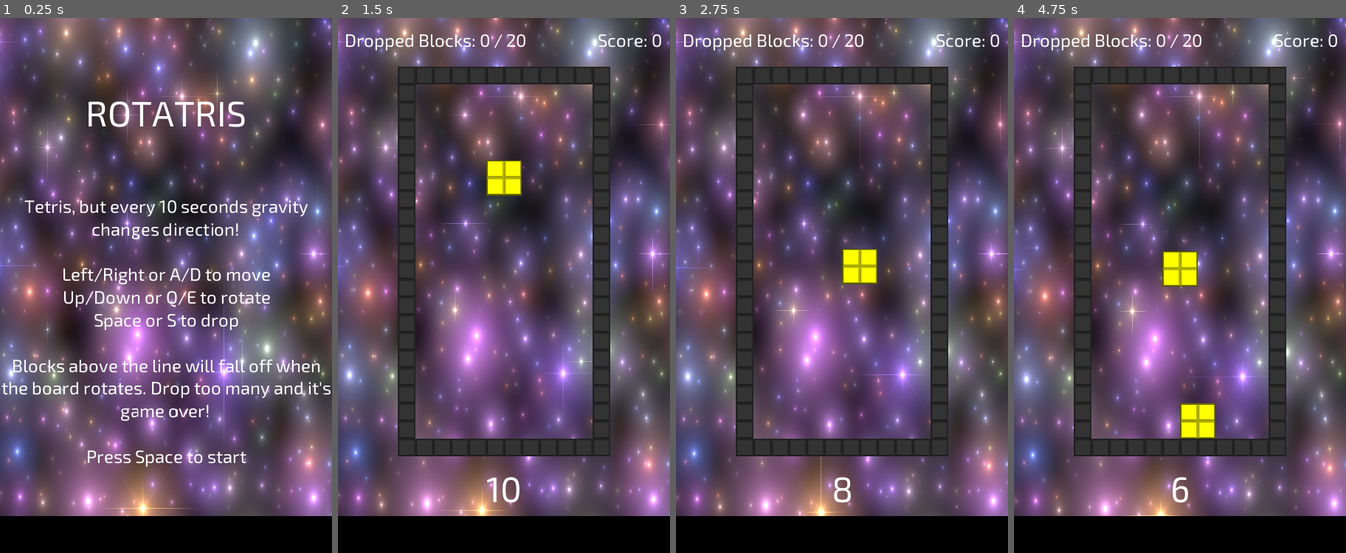
Above: before the commit, frames 1-4 (left to right).
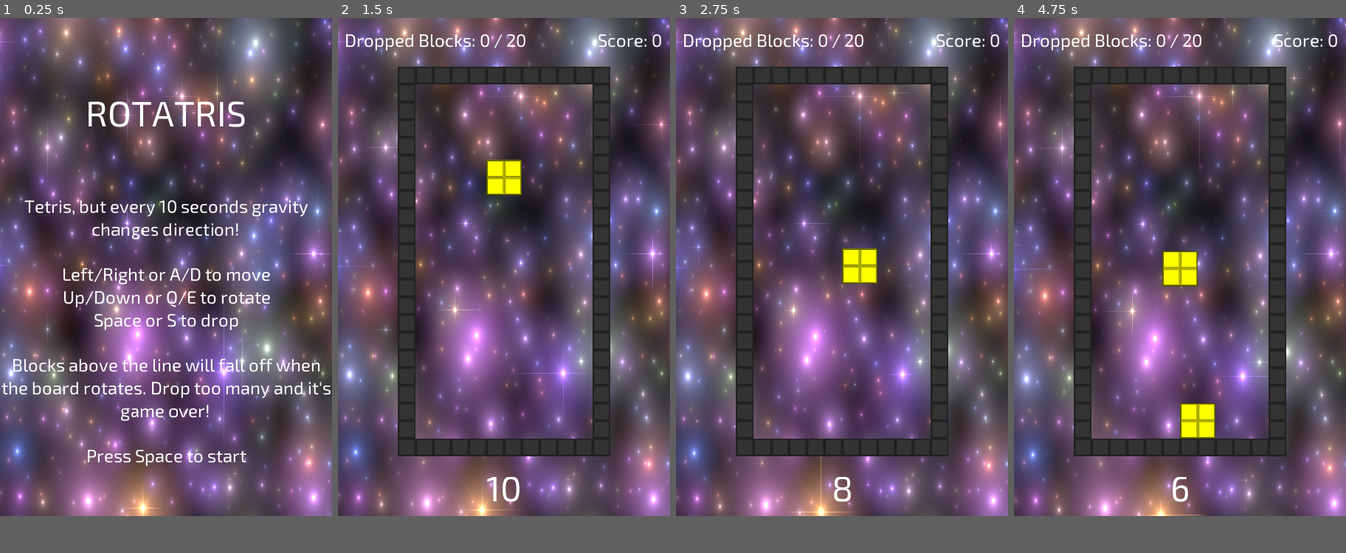
Above: after the commit, the same moments.

Repository: danielcannell/rotatris
Game: Godot game, scene res://Main.tscn
The game is run twice, just before and just after one commit, with the same random seed, the same clock (stepped at 60 frames per second) and the same inputs.
Inputs:
- Up to frame 1 (0.25 s): no input
- Up to frame 2 (1.5 s): hold Right (move_right) 0.53-1.28 s; tap Space (drop) at 0.6 s; hold Left (move_left) from 1.28 s (still down); tap Down (rotate_ccw) at 1.35 s
- Up to frame 3 (2.75 s): release Left (move_left) at 2.03 s; hold Right (move_right) from 2.03 s (still down); tap Up (rotate_cw) at 2.1 s
- Up to frame 4 (4.75 s): tap Space (drop) at 2.85 s; release Right (move_right) at 3.53 s; hold Left (move_left) from 3.53 s (still down); tap Down (rotate_ccw) at 3.6 s; tap Up (rotate_cw) at 4.35 s
In our replay, the window is 450x725 before the commit and 450x675 after it. These sizes can differ from the game's own. Grey fills any space a smaller window leaves; there, only what the larger window draws over its background counts as a difference.

The runs differ from the first frame. In frame 1, 1.0% of the frame differs, in the area x 0-100%, y 6-93%; in frame 2, 0.3%; in frame 3, 0.3%; in frame 4, 0.3%.

Commit message:
Fix bad math on scaled window size

Diff:
--- a/project.godot
+++ b/project.godot
@@ -37,7 +37,7 @@
 [display]
 
 window/size/width=450
-window/size/height=725
+window/size/height=675
 window/stretch/mode="2d"
 window/stretch/aspect="keep"
 window/stretch/shrink=0.75
